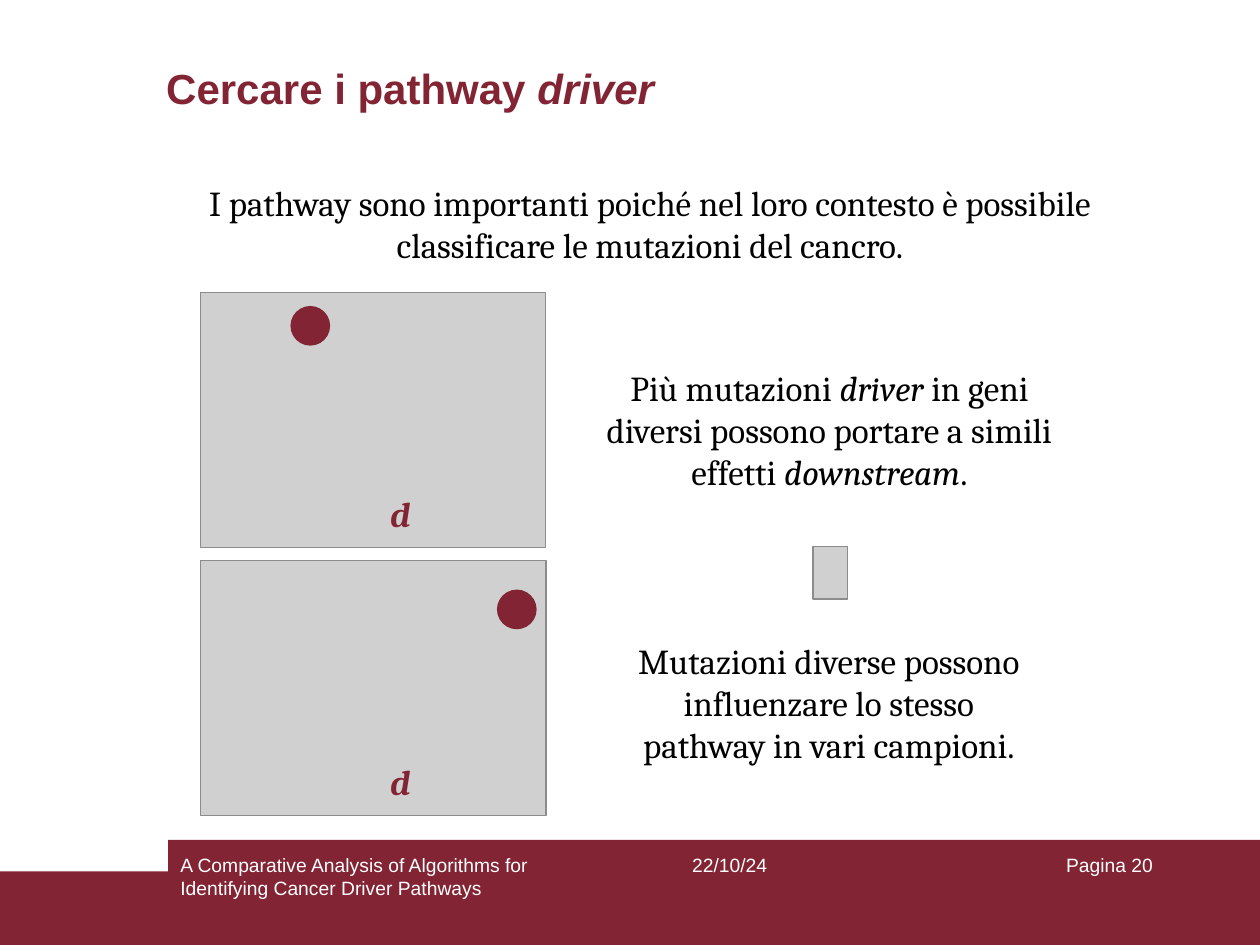
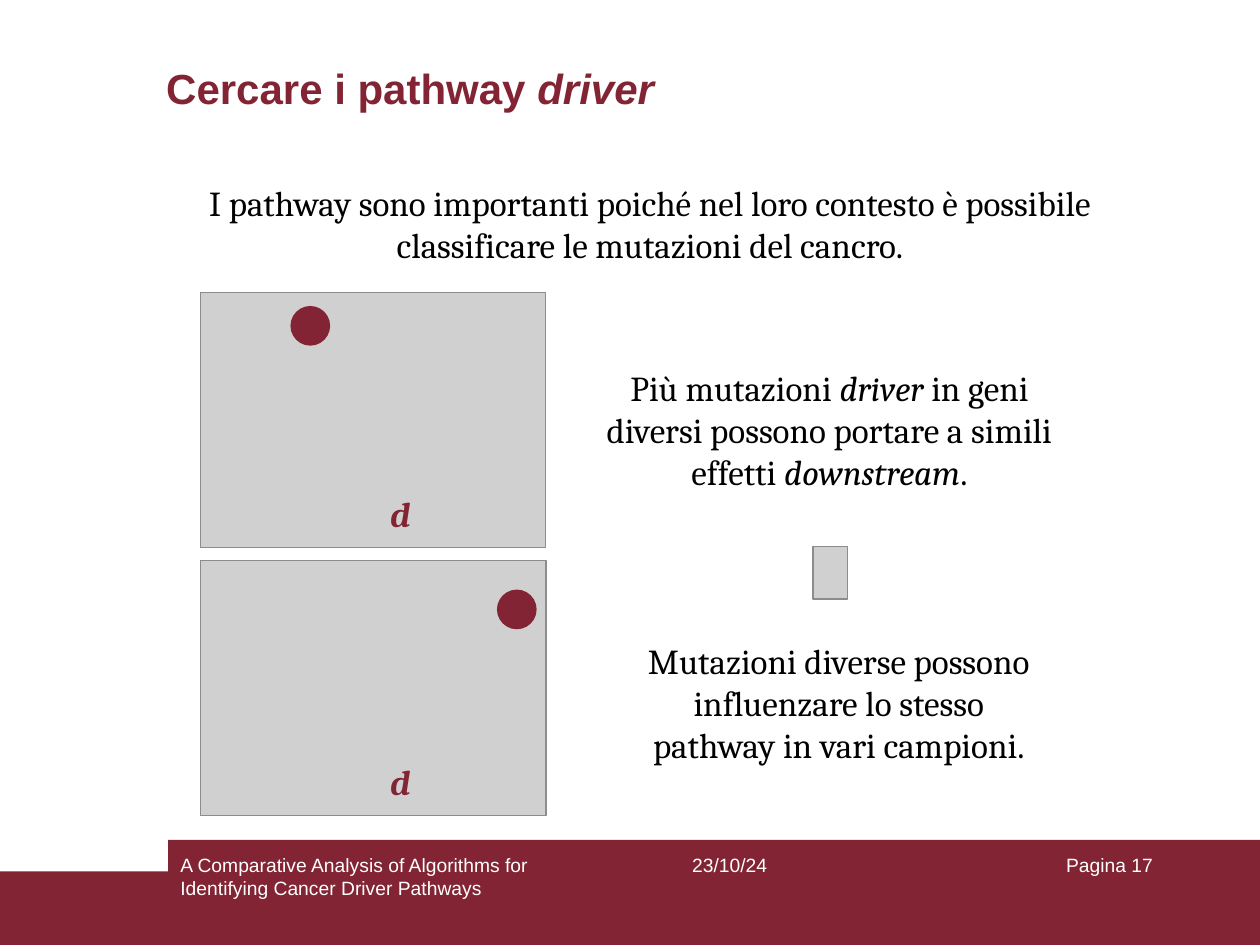
Before and after one commit to aflaag/bsc-thesis, a slide deck: slide 17 of presentation/slides.odp (slide 20 before the commit). Drawn at 1260x945 pixels with LibreOffice and Linux fonts; fonts in the diff are those of the drawing; grey boxes stand for pictures. Boxes give left, top, right and bottom in pixels: in the first picture for what was removed or moved away, otherwise in the second. Text is boxed around its words. In the diff, an @@ line names an element or a change of style, - is before the commit and + after.

```diff
--- a/presentation/slides.odp
+++ b/presentation/slides.odp
@@ text "Mutazioni diverse possono influenzare lo ...": place and size @@
-text "Mutazioni diverse possono influenzare lo ..." at (638,649,1020,766)
+text "Mutazioni diverse possono influenzare lo ..." at (648,649,1030,766)
@@ text at (692,858,767,873): text changed @@
-22/10/24
+23/10/24
@@ page number at (1066,858,1152,876): text changed @@
-Pagina 20
+Pagina 17
```
Also in this commit, not shown: 46 other slides changed, 20 slides removed, 1 other file.
